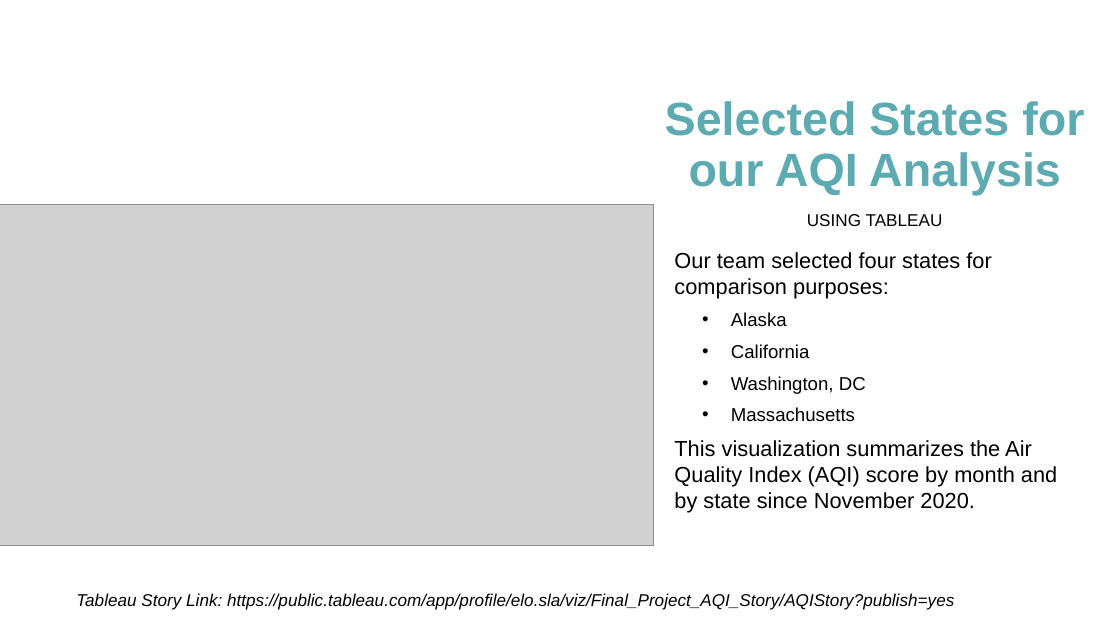
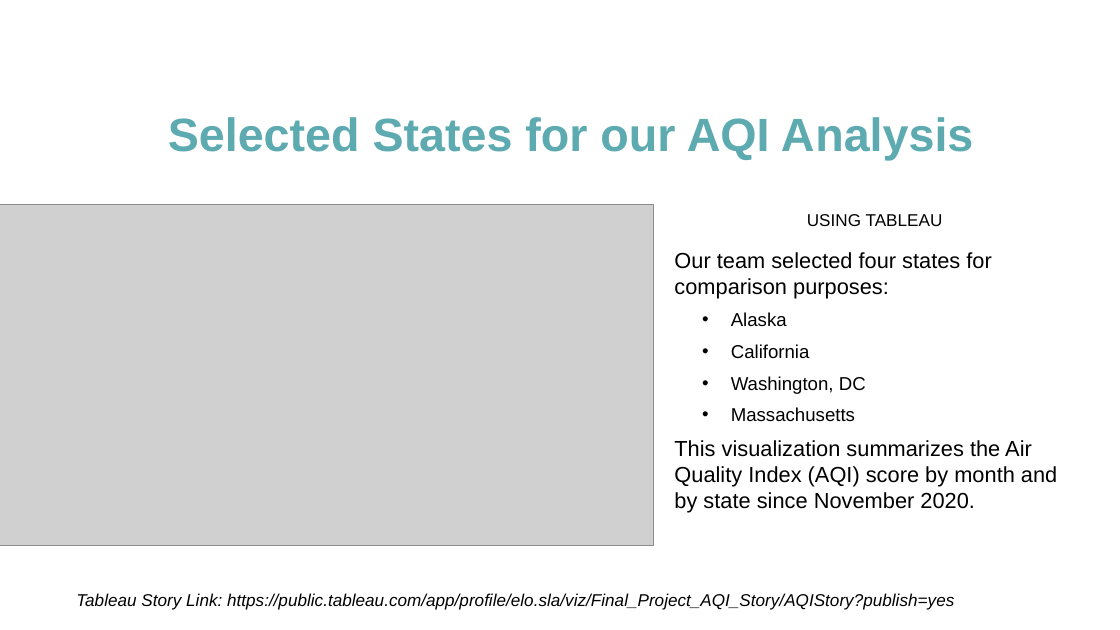
Before and after one commit to mereilly/AQI_Module_20_Final_Project, a slide deck: slide 9 of OpenWeather_AQI_Presentation_Final.pptx. Drawn at 1120x630 pixels with LibreOffice and Linux fonts; fonts in the diff are those of the drawing; grey boxes stand for pictures. Boxes give left, top, right and bottom in pixels: in the first picture for what was removed or moved away, otherwise in the second. Text is boxed around its words. In the diff, an @@ line names an element or a change of style, - is before the commit and + after.

```diff
--- a/OpenWeather_AQI_Presentation_Final.pptx
+++ b/OpenWeather_AQI_Presentation_Final.pptx
@@ title "Selected States for our AQI ..." rewrapped from bbox=[665, 101, 1084, 195] to bbox=[168, 117, 974, 160] @@
```
Also in this commit, not shown: 6 other slides changed, 2 other files.
